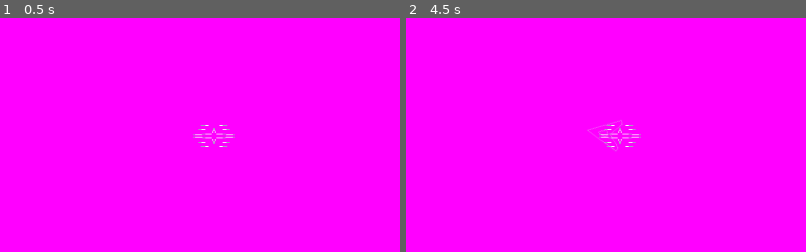
Above: before the commit, frames 1-2 (left to right).
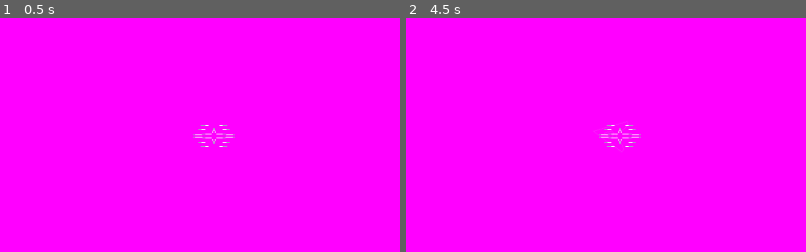
Above: after the commit, the same moments.

Repository: TheEvenOnes/core-breach
Game: Godot game, scene res://src/arena/Arena.tscn
Two runs of this game, one before a commit and one after it. Both use one fixed random seed, a clock stepped at 60 frames per second and the inputs below.
Inputs (mouse positions are % of the whole screen's width and height, from its top left):
- Up to frame 1 (0.5 s): no input
- Up to frame 2 (4.5 s): tap Enter at 0.5, 2, 3.5 s; move the mouse to (55, 50) at 0.52 s; hold W (throttle_forward) from 0.53 s (still down); click (55, 50) at 0.6 s; tap Space (throttle_up) at 1.25, 2.75, 4.25 s; move the mouse to (45, 50) at 1.27 s; tap Shift (throttle_overdrive) at 1.35, 2.85, 4.35 s; move the mouse to (52, 48) at 2.02 s; click (52, 48) at 2.1 s; move the mouse to (49, 52) at 2.77 s; move the mouse to (57, 51) at 3.52 s; click (57, 51) at 3.6 s; move the mouse to (42, 49) at 4.27 s
The pictures show only the part of the screen within x 23-73%, y 25-75%; the shares and areas given below are measured in that part.

Frame 1 is identical in both runs. In frame 2, 0.1% of the frame differs, in the area x 45-55%, y 43-58%.

Commit message:
Add particle explosion to projectile collisions

Diff:
--- a/project.godot
+++ b/project.godot
@@ -17,8 +17,6 @@
 [display]
 
 window/size/resizable=false
-window/size/borderless=true
-window/size/fullscreen=true
 window/size/test_width=1024
 window/size/test_height=600
 window/vsync/vsync_via_compositor=true
@@ -96,9 +94,8 @@
 quality/driver/driver_name="GLES2"
 vram_compression/import_etc=true
 vram_compression/import_etc2=false
-quality/shadows/filter_mode=2
-quality/shadows/filter_mode.mobile=2
+quality/shadows/filter_mode.mobile=1
 quality/filters/use_nearest_mipmap_filter=true
-quality/filters/msaa=2
+quality/filters/msaa=3
 quality/filters/use_fxaa=true
 environment/default_environment="res://default_env.tres"
--- a/src/arena/Spaceship.gd
+++ b/src/arena/Spaceship.gd
@@ -19,7 +19,7 @@
 func _input(event: InputEvent) -> void:
   if event is InputEventMouseMotion:
     if mouse_captured:
-      mouse_deltas += event.relative * 250.0 * 1.0 / get_viewport().size
+      mouse_deltas += event.relative * 150.0 * 1.0 / get_viewport().size
 
 func play_sfx_core():
   if !$CoreSFX.playing:
--- a/src/weapon/Projectile.gd
+++ b/src/weapon/Projectile.gd
@@ -1,4 +1,6 @@
 extends RigidBody
+
+const ProjectileExplodeEffect := preload('res://src/weapon/ProjectileExplodeEffect.tscn')
 
 var damage := 5.0
 var speed := 40.0
@@ -6,5 +8,15 @@
 
 
 func _ready() -> void:
+  contact_monitor = true
+  contacts_reported = true
   yield(get_tree().create_timer(lifetime), 'timeout')
   queue_free()
+
+func _physics_process(delta: float) -> void:
+  var colliding_bodies = get_colliding_bodies()
+  if colliding_bodies.size() > 0:
+    var effect = ProjectileExplodeEffect.instance()
+    effect.global_transform.origin = global_transform.origin
+    get_parent().add_child(effect)
+    queue_free()
--- /dev/null
+++ b/src/weapon/ProjectileExplodeEffect.gd
@@ -0,0 +1,7 @@
+extends CPUParticles
+
+
+func _ready() -> void:
+  emitting = true
+  yield(get_tree().create_timer(2.0), 'timeout')
+  queue_free()
--- /dev/null
+++ b/src/weapon/ProjectileExplodeEffect.tscn
@@ -0,0 +1,35 @@
+[gd_scene load_steps=5 format=2]
+
+[ext_resource path="res://src/weapon/ProjectileExplodeEffect.gd" type="Script" id=1]
+
+[sub_resource type="SpatialMaterial" id=2]
+params_billboard_mode = 3
+params_billboard_keep_scale = true
+particles_anim_h_frames = 1
+particles_anim_v_frames = 1
+particles_anim_loop = false
+emission_enabled = true
+emission = Color( 1, 1, 1, 1 )
+emission_energy = 1.0
+emission_operator = 0
+emission_on_uv2 = false
+
+[sub_resource type="QuadMesh" id=1]
+material = SubResource( 2 )
+size = Vector2( 0.1, 0.1 )
+
+[sub_resource type="Curve" id=3]
+_data = [ Vector2( 0, 1 ), 0.0, 0.0, 0, 0, Vector2( 1, 0 ), 0.0, 0.0, 0, 0 ]
+
+[node name="ProjectileExplodeEffect" type="CPUParticles"]
+emitting = false
+amount = 150
+one_shot = true
+speed_scale = 2.0
+mesh = SubResource( 1 )
+spread = 180.0
+gravity = Vector3( 0, 0, 0 )
+initial_velocity = 1.0
+initial_velocity_random = 1.0
+scale_amount_curve = SubResource( 3 )
+script = ExtResource( 1 )
Not shown: 3 places in src/arena/Arena.tscn that only renumber resources
